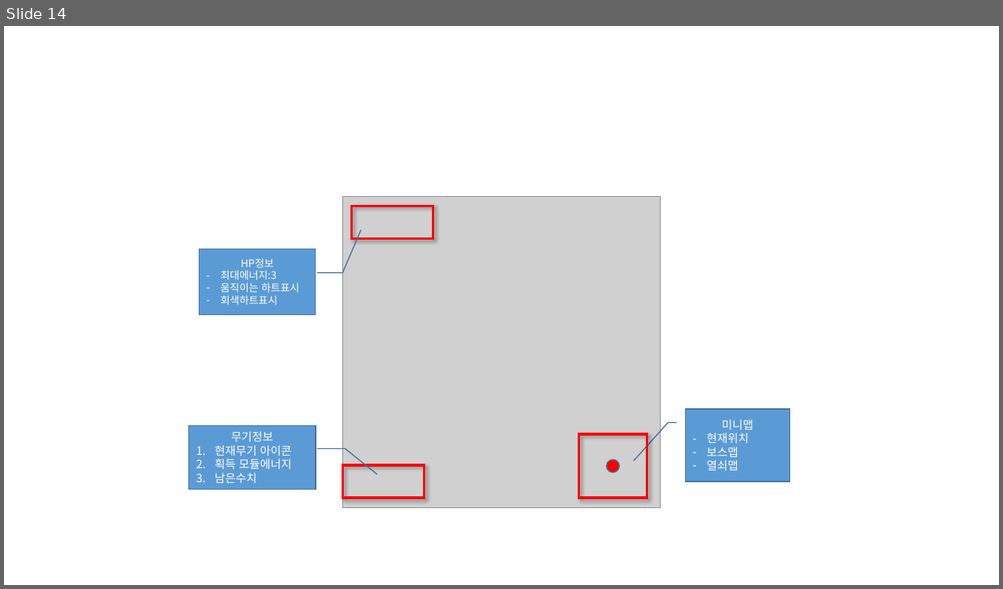
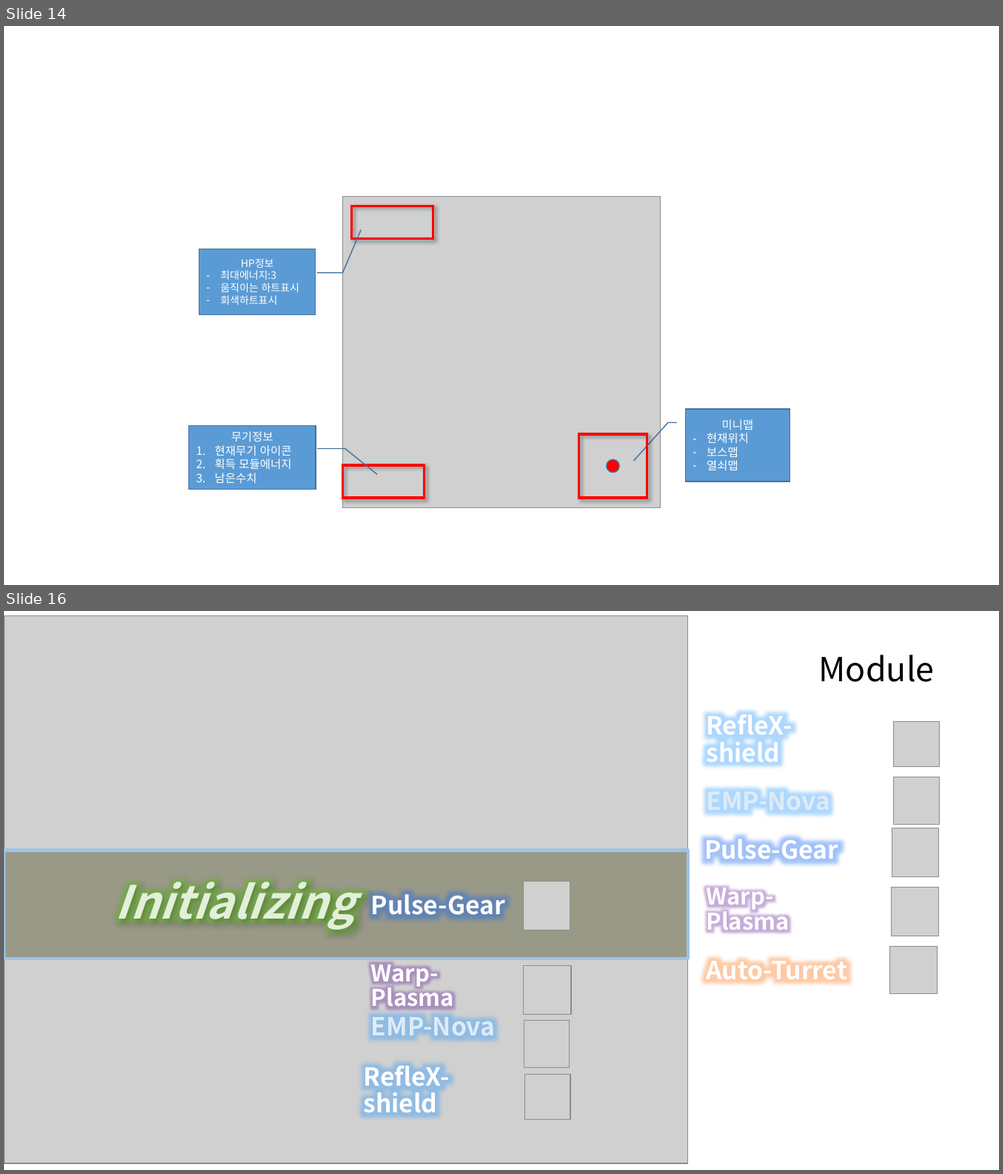
Before and after one commit to kyungho-lee/Multicampus_training, a slide deck: 스크린샷.pptx. Shown one above the other, each under a label of ours: slide 14 before the commit, slides 14 and 16 after it; the slides between them are not shown. The pictures are 1003x589 and 1003x1174 pixels, drawn with LibreOffice and Linux fonts; fonts in the diff are those of the drawing; grey boxes stand for pictures. Boxes give left, top, right and bottom in pixels: in the first picture for what was removed or moved away, otherwise in the second. Text is boxed around its words. In the diff, an @@ line names an element or a change of style, - is before the commit and + after.

```diff
--- a/스크린샷.pptx
+++ b/스크린샷.pptx
@@ slide 16 added at (4, 611, 999, 1170), background #FFFFFF @@
@@ picture added at (4, 615, 688, 1164) @@
@@ title added at (818, 655, 933, 682), 32 pt, text #000000 @@
+Module
@@ text added at (706, 709, 792, 769), 24 pt, text #FFFFFF, bold @@
+RefleX-shield
@@ picture added at (893, 722, 939, 767) @@
@@ text added at (706, 785, 830, 817), 24 pt, text #DEEBF7, bold @@
+EMP-Nova
@@ picture added at (893, 777, 939, 825) @@
@@ picture added at (892, 828, 939, 877) @@
@@ rectangle added at (4, 851, 688, 959), fill #333300 at 35% opacity, outline #9DC3E6 3 pt @@
@@ text added at (704, 834, 838, 866), 24 pt, text #FFFFFF, bold @@
+Pulse-Gear
@@ text added at (115, 880, 355, 931), 44 pt, text #E2F0D9, bold, italic @@
+Initializing
@@ text added at (371, 889, 505, 922), 24 pt, text #FFFFFF, bold @@
+Pulse-Gear
@@ picture added at (523, 882, 570, 931) @@
@@ text added at (706, 887, 789, 931), 22.2 pt, text #FFFFFF, bold @@
+Warp-Plasma
@@ picture added at (891, 887, 939, 937) @@
@@ text added at (371, 963, 455, 1008), 22.2 pt, text #FFFFFF, bold @@
+Warp-Plasma
@@ picture added at (523, 965, 571, 1014) @@
@@ text added at (706, 954, 847, 986), 24 pt, text #FFFFFF, bold @@
+Auto-Turret
@@ picture added at (890, 946, 937, 994) @@
@@ text added at (371, 1017, 495, 1036), 24 pt, text #DEEBF7, bold @@
+EMP-Nova
@@ picture added at (523, 1021, 569, 1068) @@
@@ text added at (364, 1061, 450, 1120), 24 pt, text #FFFFFF, bold @@
+RefleX-shield
@@ picture added at (525, 1074, 570, 1119) @@
```
Also in this commit, not shown: 2 other slides added, 14 other files.
